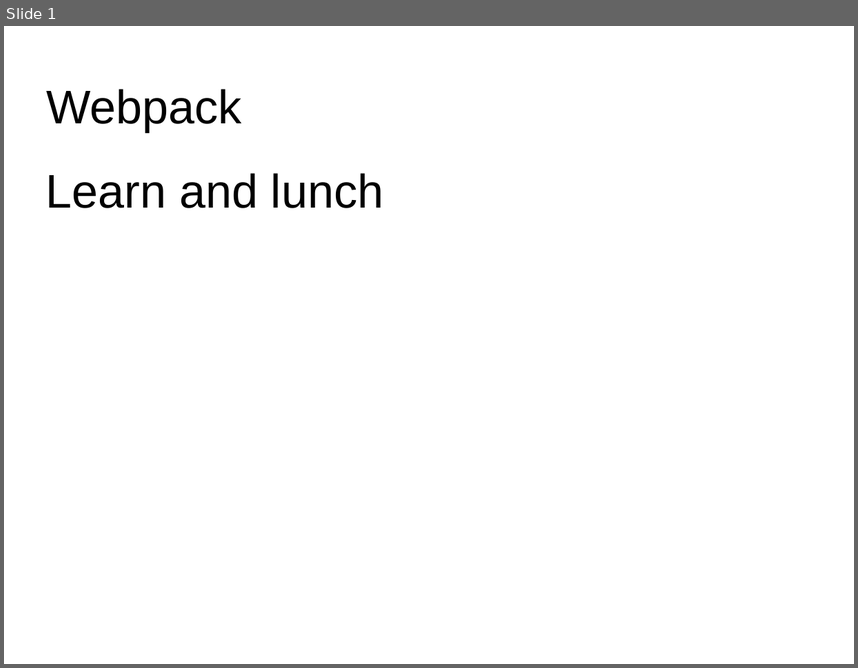
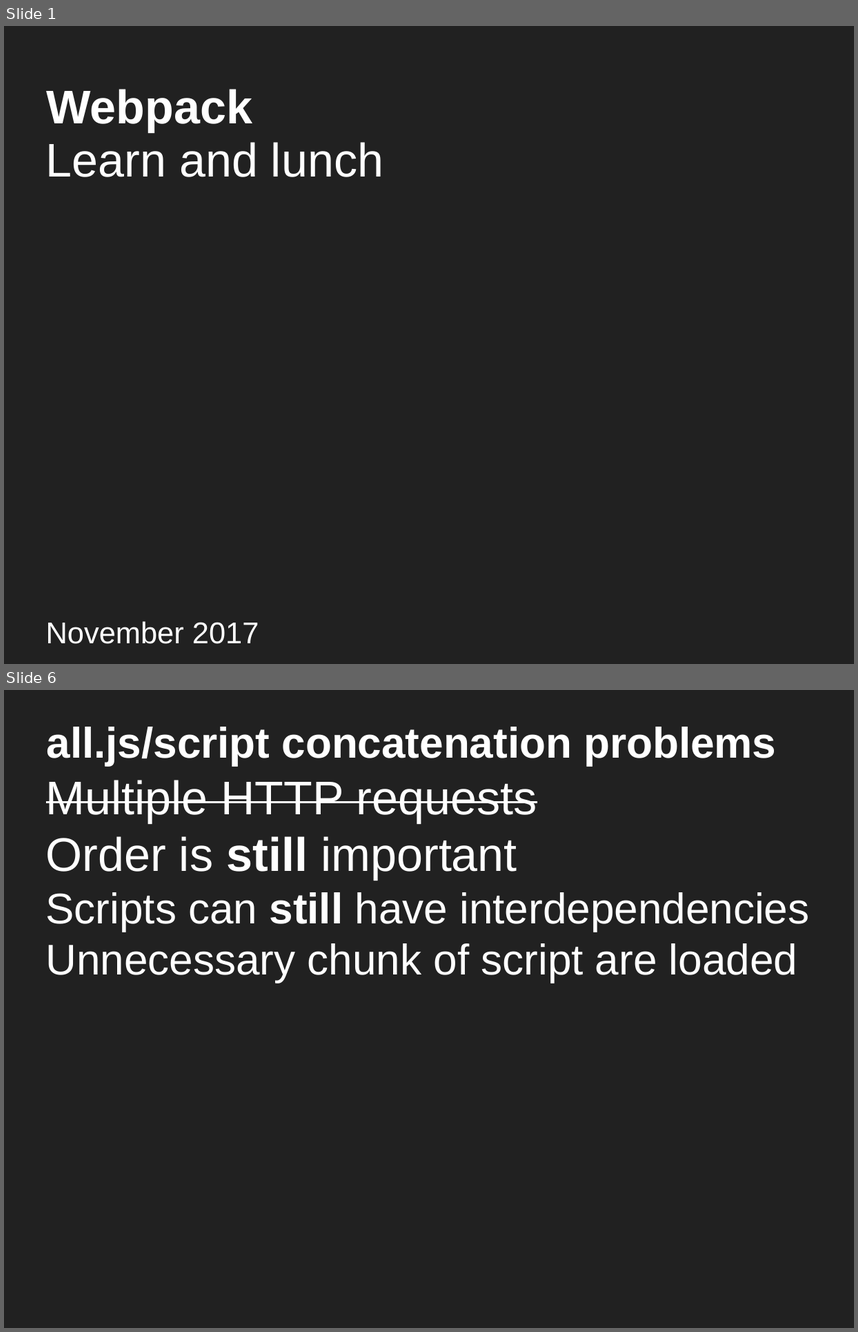
Before and after one commit to DanYellow/misc-tests, a slide deck: webpack-presentation-examples/webpack-presentation.odp. Shown one above the other, each under a label of ours: slide 1 before the commit, slides 1 and 6 after it; the slides between them are not shown. The pictures are 858x668 and 858x1332 pixels, drawn with LibreOffice and Linux fonts; fonts in the diff are those of the drawing. Boxes give left, top, right and bottom in pixels: in the first picture for what was removed or moved away, otherwise in the second. Text is boxed around its words. In the diff, an @@ line names an element or a change of style, - is before the commit and + after.

```diff
--- a/webpack-presentation-examples/webpack-presentation.odp
+++ b/webpack-presentation-examples/webpack-presentation.odp
@@ slide 6 added at (x1=4, y1=690, x2=854, y2=1328), background #212121 @@
@@ title added at (x1=47, y1=727, x2=776, y2=766), 40 pt, text #FFFFFF, bold @@
+all.js/script concatenation problems
@@ title added at (x1=46, y1=780, x2=809, y2=982), 40 pt, text #FFFFFF @@
+Multiple HTTP requests
+Order is still important
+Scripts can still have interdependencies
+Unnecessary chunk of script are loaded
@@ slide 1 changed as well @@
@@ background #FFFFFF to #212121 @@
@@ title "Webpack" at (x1=47, y1=89, x2=252, y2=132): text colour #000000 to #FFFFFF, bold on @@
@@ title "Learn and lunch" moved from (x1=46, y1=173, x2=383, y2=208) to (x1=46, y1=142, x2=383, y2=177) @@
@@ title "Learn and lunch" at (x1=46, y1=142, x2=383, y2=177): text colour #000000 to #FFFFFF @@
@@ title added at (x1=46, y1=621, x2=259, y2=644), 28 pt, text #FFFFFF @@
+November 2017
```
Also in this commit, not shown: 42 other slides added, 47 other files.
